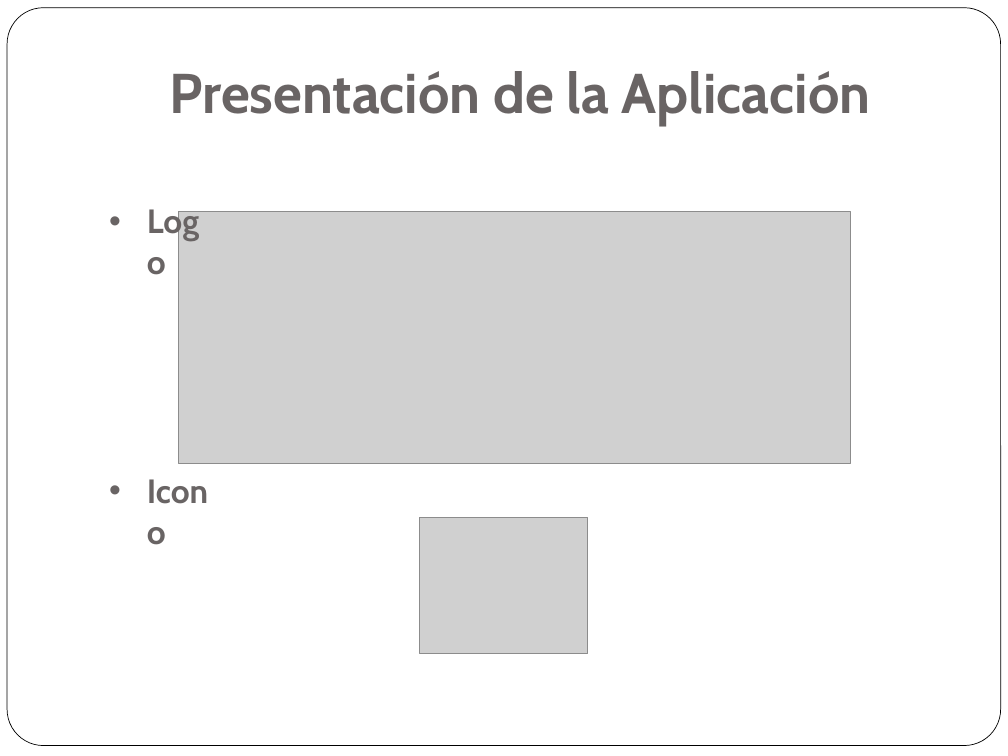
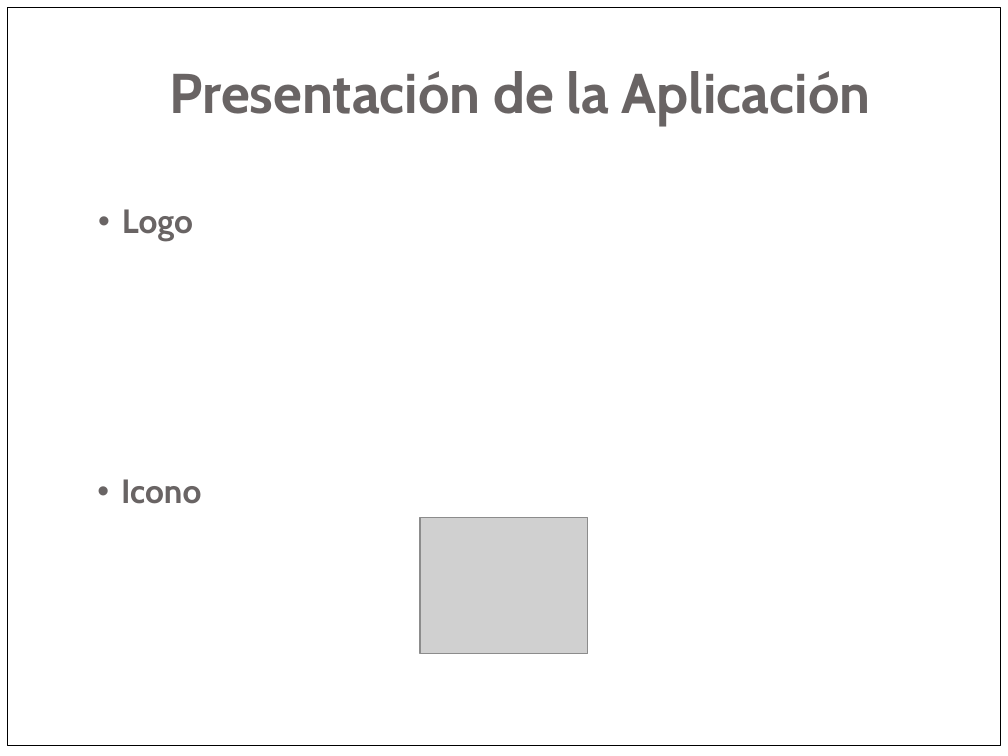
Before and after one commit to rubancar/sudoku-pyqt, a slide deck: slide 2 of Presentacion/PresentacionProyectoPython.pptx. Drawn at 1008x756 pixels with LibreOffice and Linux fonts; fonts in the diff are those of the drawing; grey boxes stand for pictures. Boxes give left, top, right and bottom in pixels: in the first picture for what was removed or moved away, otherwise in the second. Text is boxed around its words. In the diff, an @@ line names an element or a change of style, - is before the commit and + after.

```diff
--- a/Presentacion/PresentacionProyectoPython.pptx
+++ b/Presentacion/PresentacionProyectoPython.pptx
@@ rounded rectangle removed at (7,8,1001,746) @@
@@ rectangle added at (7,8,1001,746), fill #FFFFFF, outline #000000 0.51 pt @@
@@ text "Logo": place and size @@
-text "Logo" at (99,196,226,246)
+text "Logo" at (122,209,193,242)
@@ text "Logo" at (122,209,193,242): indent changed @@
@@ picture removed at (178,212,851,464) @@
@@ text "Icono" at (121,479,201,504): indent changed @@
@@ text "Icono": place and size @@
-text "Icono" at (99,466,236,516)
+text "Icono" at (121,479,201,504)
```
Also in this commit, not shown: 22 other slides changed.
